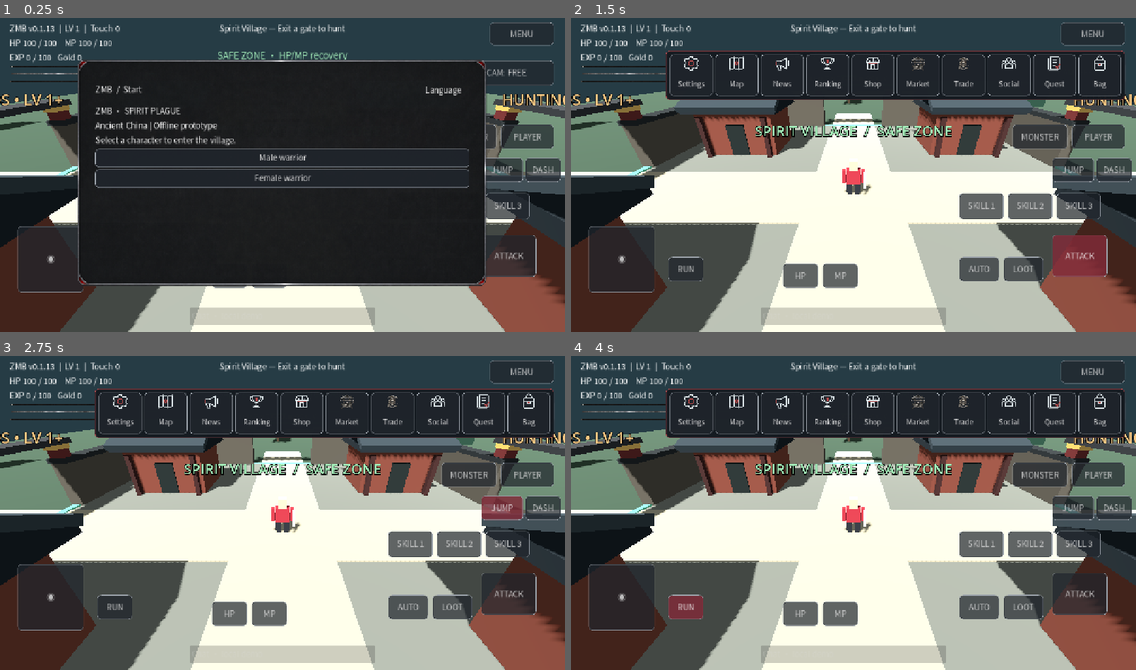
Above: before the commit, frames 1-4 (two rows, left to right).
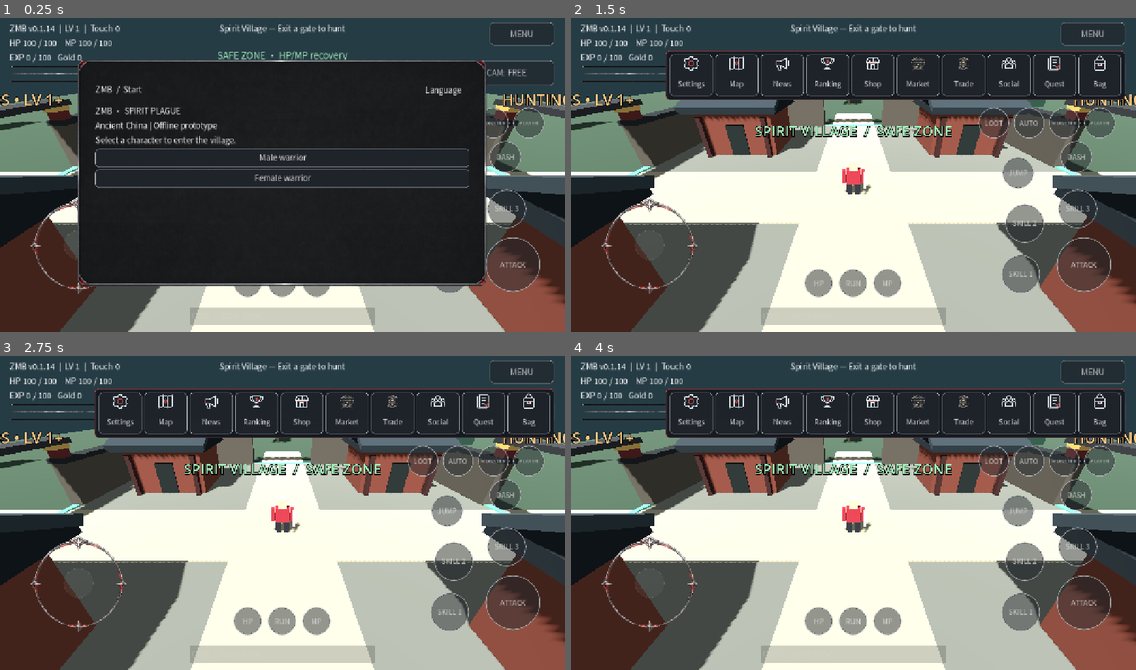
Above: after the commit, the same moments.

Repository: redfullmoon209-debug/ZMB
Game: Godot game, scene res://main.tscn
Same seed, same stepped clock (60 frames per second), same inputs: the game is played once before the commit and once after it.
Inputs:
- Up to frame 1 (0.25 s): no input
- Up to frame 2 (1.5 s): click "MENU" at 0.5 s; click "ATTACK" at 1.25 s
- Up to frame 3 (2.75 s): click "JUMP" at 2 s
- Up to frame 4 (4 s): click "DASH" at 2.75 s; click "RUN" at 3.5 s

The runs differ from the first frame. In frame 1, 4.5% of the frame differs, in the area x 3-100%, y 2-89%; in frame 2, 11%; in frame 3, 11%; in frame 4, 10%.

Commit message:
ZMB v0.1.14: round mobile HUD layout and original joystick textures

Diff:
--- a/hud.gd
+++ b/hud.gd
@@ -9,6 +9,7 @@
 var body: VBoxContainer
 var chat: LineEdit
 var joystick: Button
+var joystick_knob: TextureRect
 var lang := 1
 var selected_page := ""
 var buttons: Array[Button] = []
@@ -44,6 +45,12 @@
 
 func _ready():
 	config.load("user://zmb.cfg")
+	# Old rectangular layouts must not override the new circular defaults.
+	if int(config.get_value("ui","hud_layout",0))<2:
+		for section in ["position","size","scale","opacity"]:
+			if config.has_section(section): config.erase_section(section)
+		config.set_value("ui","hud_layout",2)
+		config.save("user://zmb.cfg")
 	lang=int(config.get_value("ui","lang",1))
 	root=Control.new()
 	add_child(root)
@@ -88,21 +95,41 @@
 	zone_label.horizontal_alignment=HORIZONTAL_ALIGNMENT_CENTER
 	zone_label.add_theme_font_size_override("font_size",21)
 	make_button("MENU",Vector2(1110,18),Vector2(145,52),func(): open_page("Menu"))
-	joystick=make_button("◉",Vector2(40,480),Vector2(150,150),func(): pass)
+	joystick=make_button("◉",Vector2(65,410),Vector2(226,226),func(): pass)
+	joystick.add_theme_color_override("font_color",Color.TRANSPARENT)
+	joystick.add_theme_color_override("font_hover_color",Color.TRANSPARENT)
+	joystick.add_theme_color_override("font_pressed_color",Color.TRANSPARENT)
+	for state in ["normal","hover","pressed","focus"]:
+		joystick.add_theme_stylebox_override(state,StyleBoxEmpty.new())
+	var joystick_base := TextureRect.new()
+	joystick_base.texture=preload("res://assets/controls/joystick_base.png")
+	joystick_base.expand_mode=TextureRect.EXPAND_IGNORE_SIZE
+	joystick_base.stretch_mode=TextureRect.STRETCH_KEEP_ASPECT_CENTERED
+	joystick_base.mouse_filter=Control.MOUSE_FILTER_IGNORE
+	joystick.add_child(joystick_base)
+	joystick_base.set_anchors_and_offsets_preset(Control.PRESET_FULL_RECT)
+	joystick_knob=TextureRect.new()
+	joystick_knob.texture=preload("res://assets/controls/joystick_thumb.png")
+	joystick_knob.expand_mode=TextureRect.EXPAND_IGNORE_SIZE
+	joystick_knob.stretch_mode=TextureRect.STRETCH_KEEP_ASPECT_CENTERED
+	joystick_knob.mouse_filter=Control.MOUSE_FILTER_IGNORE
+	joystick_knob.size=Vector2(76,76)
+	joystick.add_child(joystick_knob)
 	joystick.gui_input.connect(_stick_event)
-	make_button("ATTACK",Vector2(1090,500),Vector2(125,95),func(): game.attack(0))
+	make_button("ATTACK",Vector2(1100,505),Vector2(124,124),func(): game.attack(0))
+	var skills := [Vector2(975,545),Vector2(984,430),Vector2(1104,397)]
 	for i in range(3):
-		make_button("SKILL %d"%(i+1),Vector2(880+i*110,405),Vector2(100,60),func():game.attack(i+1))
-	make_button("JUMP",Vector2(1090,325),Vector2(95,55),func():game.jump_requested=true)
-	make_button("DASH",Vector2(1190,325),Vector2(80,55),func():game.dash_time=0.18)
-	make_button("RUN",Vector2(220,550),Vector2(80,55),func():game.run_mode=not game.run_mode)
-	make_button("LOOT",Vector2(980,550),Vector2(90,55),func():game.collect())
-	make_button("AUTO",Vector2(880,550),Vector2(90,55),func():
+		make_button("SKILL %d"%(i+1),skills[i],Vector2(88,88),func():game.attack(i+1))
+	make_button("JUMP",Vector2(977,323),Vector2(72,72),func():game.jump_requested=true)
+	make_button("DASH",Vector2(1109,287),Vector2(72,72),func():game.dash_time=0.18)
+	make_button("RUN",Vector2(607,577),Vector2(64,64),func():game.run_mode=not game.run_mode)
+	make_button("LOOT",Vector2(923,211),Vector2(70,70),func():game.collect())
+	make_button("AUTO",Vector2(1003,211),Vector2(70,70),func():
 		if not game.in_safe_zone(): game.auto=not game.auto)
-	make_button("MONSTER",Vector2(1000,250),Vector2(125,55),func():game.choose_target())
-	make_button("PLAYER",Vector2(1135,250),Vector2(120,55),func(): target_label.text="No online players (demo)")
-	make_button("HP",Vector2(480,565),Vector2(80,55),func():game.hp=minf(100,game.hp+35))
-	make_button("MP",Vector2(570,565),Vector2(80,55),func():game.mp=minf(100,game.mp+35))
+	make_button("MONSTER",Vector2(1083,211),Vector2(70,70),func():game.choose_target())
+	make_button("PLAYER",Vector2(1163,211),Vector2(70,70),func(): target_label.text="No online players (demo)")
+	make_button("HP",Vector2(529,577),Vector2(64,64),func():game.hp=minf(100,game.hp+35))
+	make_button("MP",Vector2(685,577),Vector2(64,64),func():game.mp=minf(100,game.mp+35))
 	game.set_camera_follow(bool(config.get_value("camera","follow",false)))
 	camera_mode_button=make_button("CAMERA",Vector2(1040,105),Vector2(215,56),func():
 		game.set_camera_follow(not game.camera_follow)
@@ -139,6 +166,23 @@
 	b.size=config.get_value("size",t,s)
 	b.scale=config.get_value("scale",t,Vector2.ONE)
 	b.modulate.a=config.get_value("opacity",t,0.82)
+	if t not in ["MENU","CAMERA"]:
+		b.set_meta("round",true)
+		var round_style := StyleBoxFlat.new()
+		round_style.bg_color=Color("252a2e99")
+		round_style.border_color=Color("b5b9bd")
+		round_style.set_border_width_all(2)
+		round_style.set_corner_radius_all(int(s.x/2))
+		round_style.set_content_margin_all(0)
+		b.add_theme_stylebox_override("normal",round_style)
+		var pressed_style := round_style.duplicate() as StyleBoxFlat
+		pressed_style.bg_color=Color("6e3039bb")
+		b.add_theme_stylebox_override("pressed",pressed_style)
+		b.add_theme_stylebox_override("hover",round_style)
+		b.add_theme_stylebox_override("focus",StyleBoxEmpty.new())
+		b.add_theme_font_size_override("font_size",12 if t in ["MONSTER","PLAYER"] else 16)
+		b.clip_text=true
+		b.set_deferred("size",config.get_value("size",t,s))
 	b.pressed.connect(action)
 	touch_actions[b] = action
 	root.add_child(b)
@@ -155,7 +199,7 @@
 
 func _set_touch_stick(pos: Vector2):
 	var rect := joystick.get_global_rect()
-	game.stick = ((pos - rect.get_center()) / maxf(1.0, minf(rect.size.x, rect.size.y) * 0.46)).limit_length()
+	game.stick = ((pos - rect.get_center()) / maxf(1.0, minf(rect.size.x, rect.size.y) * 0.31)).limit_length()
 
 func _web_rect(control: Control) -> Array:
 	# Canvas stretch includes letterbox offsets on wide phones. Convert both
@@ -174,6 +218,9 @@
 		var button := buttons[i]
 		if not button.is_visible_in_tree() or button.disabled or not button.get_global_rect().has_point(pos):
 			continue
+		if button.get_meta("round",false):
+			var rect := button.get_global_rect()
+			if ((pos-rect.get_center())/(rect.size*0.5)).length()>1.0: continue
 		captured_touches[index] = button
 		if button == joystick:
 			if joystick_finger == -1:
@@ -308,12 +355,13 @@
 
 func _process(delta):
 	if not is_instance_valid(stats): return
+	joystick_knob.position=(joystick.size-joystick_knob.size)*0.5+game.stick*(joystick.size.x-joystick_knob.size.x)*0.5
 	if selected_page=="Character": refresh_character_details()
 	if meter_fills.size()==3:
 		meter_fills[0].value=game.hp
 		meter_fills[1].value=game.mp
 		meter_fills[2].value=game.xp
-	stats.text="ZMB v0.1.13  |  LV %d  |  Touch %d\nHP %d / 100    MP %d / 100\nEXP %d / 100   Gold %d"%[game.level,captured_touches.size(),game.hp,game.mp,game.xp,game.coins]
+	stats.text="ZMB v0.1.14  |  LV %d  |  Touch %d\nHP %d / 100    MP %d / 100\nEXP %d / 100   Gold %d"%[game.level,captured_touches.size(),game.hp,game.mp,game.xp,game.coins]
 	camera_mode_button.text=(["กล้อง: ตามหลัง","CAM: FOLLOW","镜头：跟随"][lang] if game.camera_follow else ["กล้อง: อิสระ","CAM: FREE","镜头：自由"][lang])
 	var safe: bool = game.in_safe_zone()
 	zone_label.text=(["เขตปลอดภัย • ฟื้นฟู HP/MP","SAFE ZONE • HP/MP recovery","安全区 • 恢复生命与法力"][lang] if safe else ["เขตล่ามอนสเตอร์ • LV 1+","HUNTING ZONE • LV 1+","狩猎区 • LV 1+"][lang])
@@ -333,7 +381,7 @@
 		if is_instance_valid(close_button): controls["CLOSE"] = _web_rect(close_button)
 		var menu_rects := {}
 		for key in menu_items: menu_rects[key]=_web_rect(menu_items[key])
-		var d := {"version":"0.1.13","ready":true,"started":game.started,"s …(627 unchanged characters)…
+		var d := {"version":"0.1.14","ready":true,"started":game.started,"s …(627 unchanged characters)…
 		var payload := JSON.stringify(d)
 		if browser_window != null:
 			browser_window.zmbDiagnosticsJSON = payload
--- a/multitouch_test.gd
+++ b/multitouch_test.gd
@@ -18,6 +18,15 @@
 	world.ui.close_page()
 	for i in range(10): await physics_frame
 	var hud = world.ui
+	var circular: Array[Button]=[]
+	for b in hud.buttons:
+		if b.get_meta("round",false):
+			assert(is_equal_approx(b.size.x,b.size.y),str(b.text,b.size))
+			assert(Rect2(Vector2.ZERO,Vector2(1280,720)).encloses(b.get_global_rect()))
+			for other in circular:
+				assert(not b.get_global_rect().intersects(other.get_global_rect()),"Default buttons overlap")
+			circular.append(b)
+	assert(circular.size()==14 and is_instance_valid(hud.joystick_knob.texture))
 	var jump_button: Button
 	var run_button: Button
 	var dash_button: Button
Binary file added: assets/controls/joystick_base.png
Binary file added: assets/controls/joystick_thumb.png
